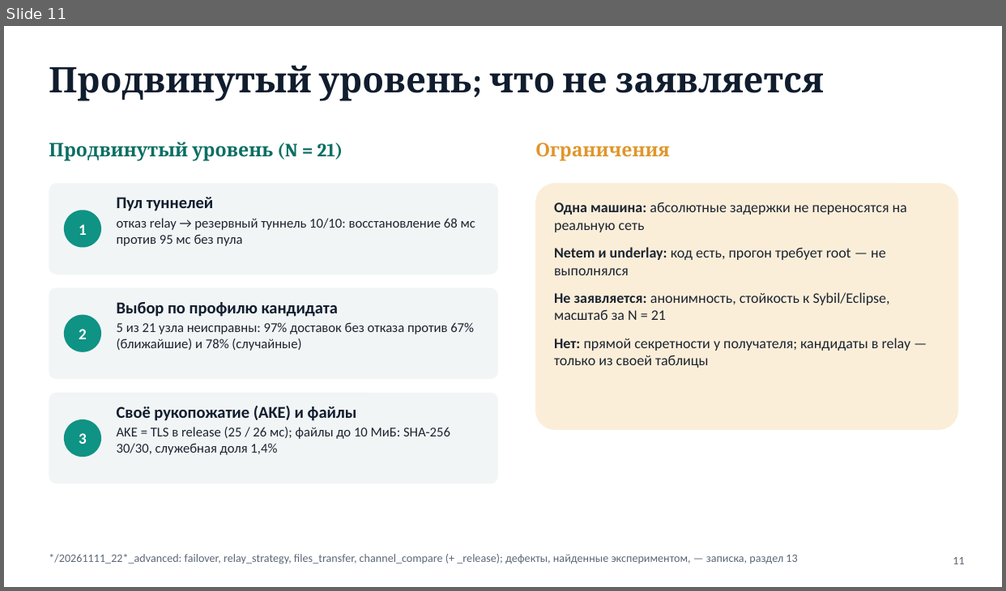
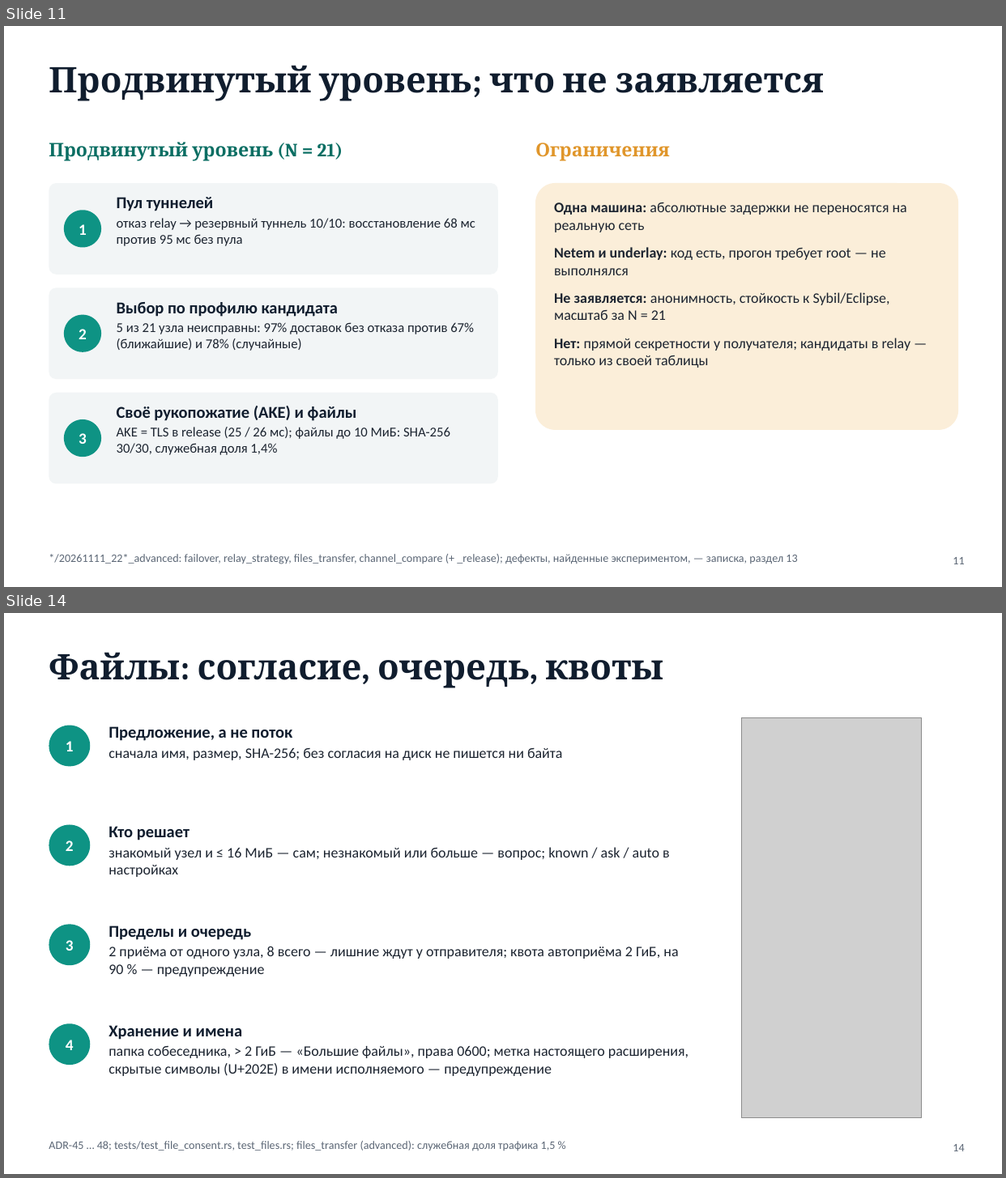
Before and after one commit to MordVamp/secure-p2p-overlay, a slide deck: docs/defense/Presentation.pptx. Shown one above the other, each under a label of ours: slide 11 before the commit, slides 11 and 14 after it; the slides between them are not shown. The pictures are 1006x591 and 1006x1178 pixels, drawn with LibreOffice and Linux fonts; fonts in the diff are those of the drawing; grey boxes stand for pictures. Boxes give left, top, right and bottom in pixels: in the first picture for what was removed or moved away, otherwise in the second. Text is boxed around its words. In the diff, an @@ line names an element or a change of style, - is before the commit and + after.

Commit message:
security+docs: DHT-квота по объёму (ADR-49); материалы к защите; CI-эмулятор
- DHT-хранилище: доля публикатора 1/16 объёма (2 из 32 МиБ) и 1/4 записей; сверх доли
  вытесняются его же давно не нужные записи, при переполнении — истёкшие, затем самого
  крупного публикатора; отказ — только откат версии и запись больше доли.
- Презентация 12 → 20 слайдов, Doklad.md из заметок, Theory.md §9–16,
  Defense_Guide.md — показ на ПК и телефоне, вопросы.
- SECURITY_IMPROVEMENTS: смена ключа и подмена, почему ключ узла не меняют, минусы ML-KEM.
- CI: эмулятор с запасом ресурсов, отчёт тестов и logcat при отказе.

```diff
--- a/docs/defense/Presentation.pptx
+++ b/docs/defense/Presentation.pptx
@@ slide 14 added at bbox=[4, 613, 1002, 1174], background #FFFFFF @@
@@ title added at bbox=[49, 652, 663, 688], 34 pt, text #101D2E, bold @@
+Файлы: согласие, очередь, квоты
@@ ellipse added at bbox=[49, 726, 90, 766], fill #0E9384, 15 pt, text #FFFFFF, bold @@
+1
@@ text added at bbox=[108, 726, 563, 760], 14 pt, text #1C2430 @@
+Предложение, а не поток
+сначала имя, размер, SHA-256; без согласия на диск не пишется ни байта
@@ picture added at bbox=[741, 717, 922, 1118] @@
@@ ellipse added at bbox=[49, 825, 90, 866], fill #0E9384, 15 pt, text #FFFFFF, bold @@
+2
@@ text added at bbox=[108, 826, 670, 877], 14 pt, text #1C2430 @@
+Кто решает
+знакомый узел и ≤ 16 МиБ — сам; незнакомый или больше — вопрос; known / ask / auto в настройках
@@ ellipse added at bbox=[49, 924, 90, 965], fill #0E9384, 15 pt, text #FFFFFF, bold @@
+3
@@ text added at bbox=[108, 926, 678, 977], 14 pt, text #1C2430 @@
+Пределы и очередь
+2 приёма от одного узла, 8 всего — лишние ждут у отправителя; квота автоприёма 2 ГиБ, на 90 % — предупреждение
@@ ellipse added at bbox=[49, 1024, 90, 1065], fill #0E9384, 15 pt, text #FFFFFF, bold @@
+4
@@ text added at bbox=[108, 1025, 688, 1076], 14 pt, text #1C2430 @@
+Хранение и имена
+папка собеседника, > 2 ГиБ — «Большие файлы», права 0600; метка настоящего расширения, скрытые символы (U+202E) в имени исполняемого — предупреждение
@@ text added at bbox=[49, 1141, 556, 1152], 11 pt, text #5B6675 @@
+ADR-45 … 48; tests/test_file_consent.rs, test_files.rs; files_transfer (advanced): служебная доля трафика 1,5 %
@@ text added at bbox=[953, 1144, 964, 1152], 11 pt, text #5B6675 @@
+14
```
Also in this commit, not shown: 1 slide changed, 7 other slides added, 28 other files.
